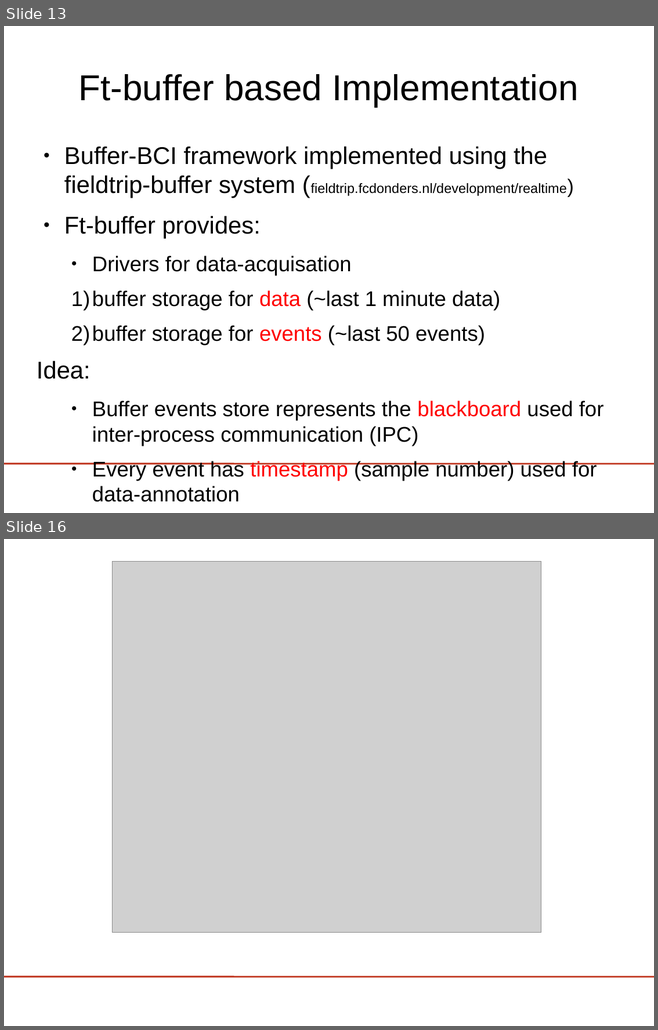
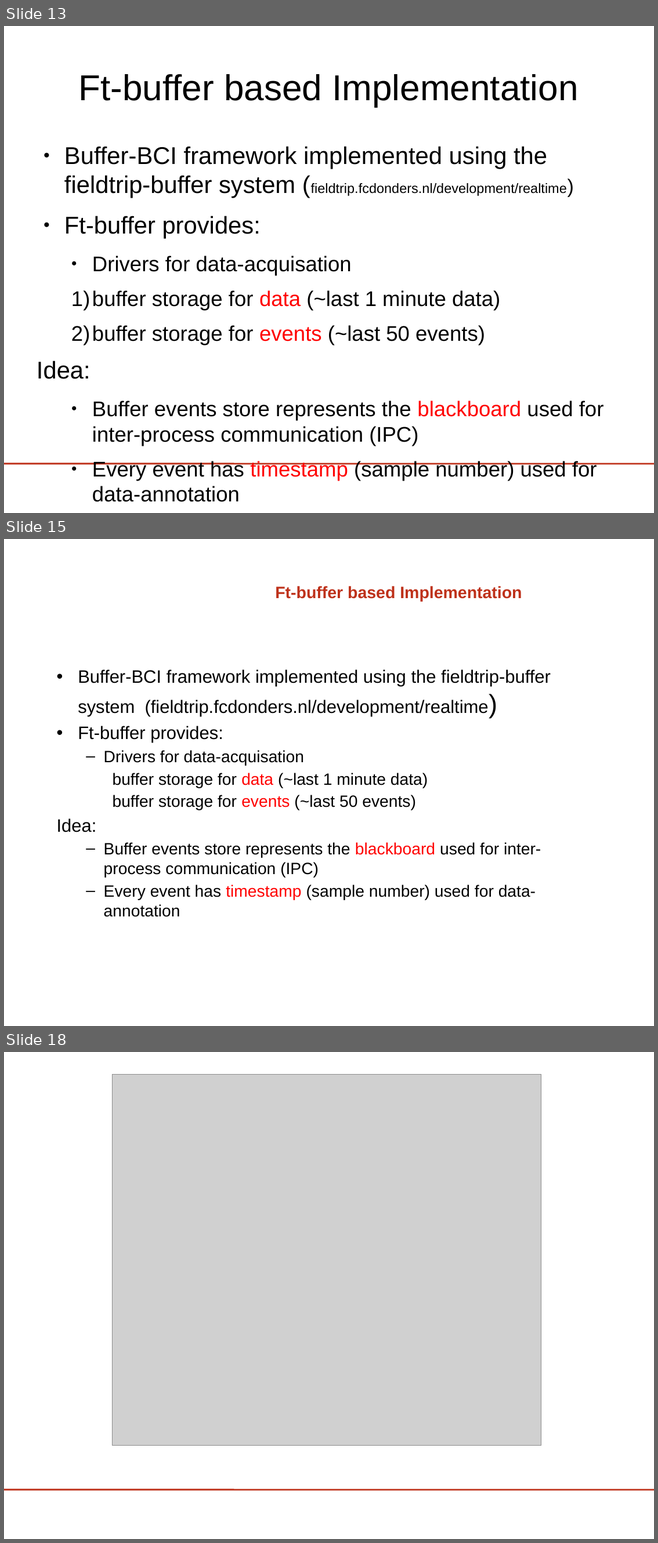
Before and after one commit to phpvdb/buffer_bci, a slide deck: tutorial/lect3-helloworld/HelloWorld_ERPViewer.odp. Shown one above the other, each under a label of ours: slides 13 and 16 before the commit, slides 13, 15 and 18 after it; the slides between them are not shown. The pictures are 658x1030 and 658x1543 pixels, drawn with LibreOffice and Linux fonts; fonts in the diff are those of the drawing; grey boxes stand for pictures; background and template pictures are left out. Boxes give left, top, right and bottom in pixels: in the first picture for what was removed or moved away, otherwise in the second. Text is boxed around its words. In the diff, an @@ line names an element or a change of style, - is before the commit and + after.

```diff
--- a/tutorial/lect3-helloworld/HelloWorld_ERPViewer.odp
+++ b/tutorial/lect3-helloworld/HelloWorld_ERPViewer.odp
@@ slide 15 added at (4,539,654,1026), background picture (left out) @@
@@ title added at (275,586,521,602), 20.2 pt, text #BE311A, bold @@
+Ft-buffer based Implementation
@@ text added at (57,669,550,917), 20 pt, text #000000 @@
+• Buffer-BCI framework implemented using the fieldtrip-buffer system (fieldtrip.fcdonders.nl/development/realtime)
+• Ft-buffer provides:
+  – Drivers for data-acquisation
+  1) buffer storage for data (~last 1 minute data)
+  2) buffer storage for events (~last 50 events)
+Idea:
+  – Buffer events store represents the blackboard used for inter-process communication (IPC)
+  – Every event has timestamp (sample number) used for data-annotation
@@ what was slide 16 is now slide 18 @@
```
Also in this commit, not shown: 12 slides changed, 11 other slides added, 1 slide removed, 30 other files.
